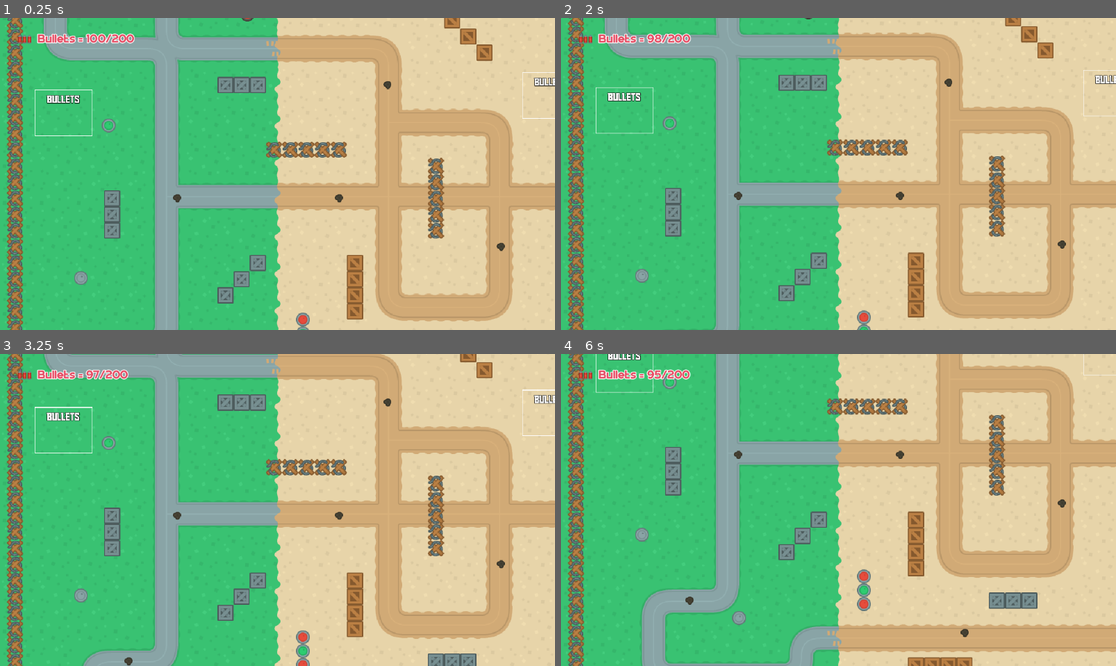
Above: before the commit, frames 1-4 (two rows, left to right).
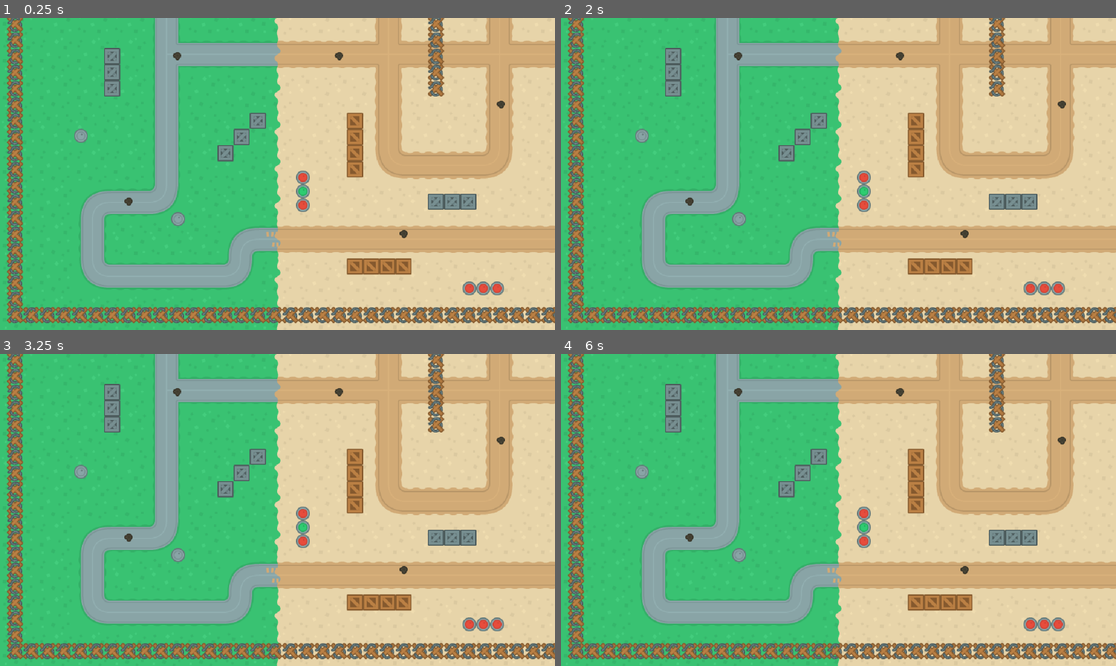
Above: after the commit, the same moments.

Repository: ki8yk8/game-dev-resolution
Game: Godot game, scene res://Scenes/game_play.tscn
Same seed, same stepped clock (60 frames per second), same inputs: the game is played once before the commit and once after it. This scene is started directly instead of the project's main scene.
Inputs:
- Up to frame 1 (0.25 s): no input
- Up to frame 2 (2 s): tap Enter at 0.5 s; hold Right (right) 0.53-1.28 s; tap Space (shoot) at 0.6, 1.25 s; hold S (down) from 1.28 s (still down); tap Alt at 1.35 s
- Up to frame 3 (3.25 s): release S (down) at 2.03 s; hold Right (right) 2.03-2.78 s; tap Shift at 2.1 s; tap Enter at 2.75 s; hold Up (up) from 2.78 s (still down); tap Space (shoot) at 2.85 s
- Up to frame 4 (6 s): release Up (up) at 3.53 s; hold Left (left) 3.53-5.03 s; tap Alt at 3.6, 5.85 s; tap Space (shoot) at 4.25, 5.1 s; tap Shift at 4.35 s; tap Enter at 5 s; hold S (down) 5.03-5.78 s; hold Right (right) from 5.78 s (still down)

The runs differ from the first frame. In frame 1, 40% of the frame differs, in the area x 1-100%, y 0-100%; in frame 2, 40%; in frame 3, 42%; in frame 4, 39%.
Error before the commit: Invalid assignment of property or key 'current' with value of type 'bool' on a base object of type 'Camera2D'. (res://Scripts/tank.gd:35)

Commit message:
adds debug points to dbeug the issue

Diff:
--- a/Scenes/game_play.tscn
+++ b/Scenes/game_play.tscn
@@ -158,16 +158,24 @@
 [node name="SpawnMarkers" type="Node2D" parent="." unique_id=1077491541]
 
 [node name="SpawnPoint1" type="Marker2D" parent="SpawnMarkers" unique_id=860927149]
+visible = false
+position = Vector2(-233, 432)
 
 [node name="SpawnPoint2" type="Marker2D" parent="SpawnMarkers" unique_id=1476998930]
+visible = false
+position = Vector2(-226, -485)
 
 [node name="SpawnPoint3" type="Marker2D" parent="SpawnMarkers" unique_id=906166196]
+position = Vector2(601, 288)
 
 [node name="SpawnPoint4" type="Marker2D" parent="SpawnMarkers" unique_id=327035423]
+position = Vector2(633, -292)
 
 [node name="Tanks" type="Node2D" parent="." unique_id=752195283]
+visible = false
 
 [node name="Bullets" type="Node2D" parent="." unique_id=1887965867]
+visible = false
 
 [node name="Maps" type="Node2D" parent="." unique_id=1536210033]
 
@@ -199,6 +207,7 @@
 
 [node name="HUDCanvas" type="CanvasLayer" parent="." unique_id=820671019]
 unique_name_in_owner = true
+visible = false
 
 [node name="MarginContainer" type="MarginContainer" parent="HUDCanvas" unique_id=1261304365]
 offset_right = 40.0
--- a/Scripts/game_manager.gd
+++ b/Scripts/game_manager.gd
@@ -42,10 +42,37 @@
 
 func register_game_scene(scene: Node) -> void:
 	game_scene = scene
+	print("Game scene registered. Is server: ", multiplayer.is_server(), " unique id: ", multiplayer.get_unique_id())
 
 	if multiplayer.is_server():
+		print("Server spawning host tank.")
 		game_scene.add_tank(1)
 	else:
+		print("Client waiting until connected...")
+		await _wait_until_connected_to_server()
+
+		if multiplayer.multiplayer_peer == null:
+			print("No multiplayer peer")
+			return
+
+		if multiplayer.multiplayer_peer.get_connection_status() != MultiplayerPeer.CONNECTION_CONNECTED:
+			print("Not connected")
+			return
+
+		request_spawn.rpc_id(1)
+
+func _wait_until_connected_to_server() -> void:
+	while multiplayer.multiplayer_peer != null:
+		var status = multiplayer.multiplayer_peer.get_connection_status()
+
+		if status == MultiplayerPeer.CONNECTION_CONNECTED:
+			print("Connection status: connected")
+			return
+
+		if status == MultiplayerPeer.CONNECTION_DISCONNECTED:
+			print("Connection status: disconnected")
+			return
+
 		await get_tree().process_frame
 
 func unregister_game_scene(scene: Node) -> void:
--- a/Scripts/tank.gd
+++ b/Scripts/tank.gd
@@ -32,7 +32,8 @@
 	add_to_group("tanks")
 
 	if is_local_player():
-		camera_2d.current = true
+		camera_2d.enabled = true
+		camera_2d.make_current()
 	else:
 		camera_2d.enabled = false
 
